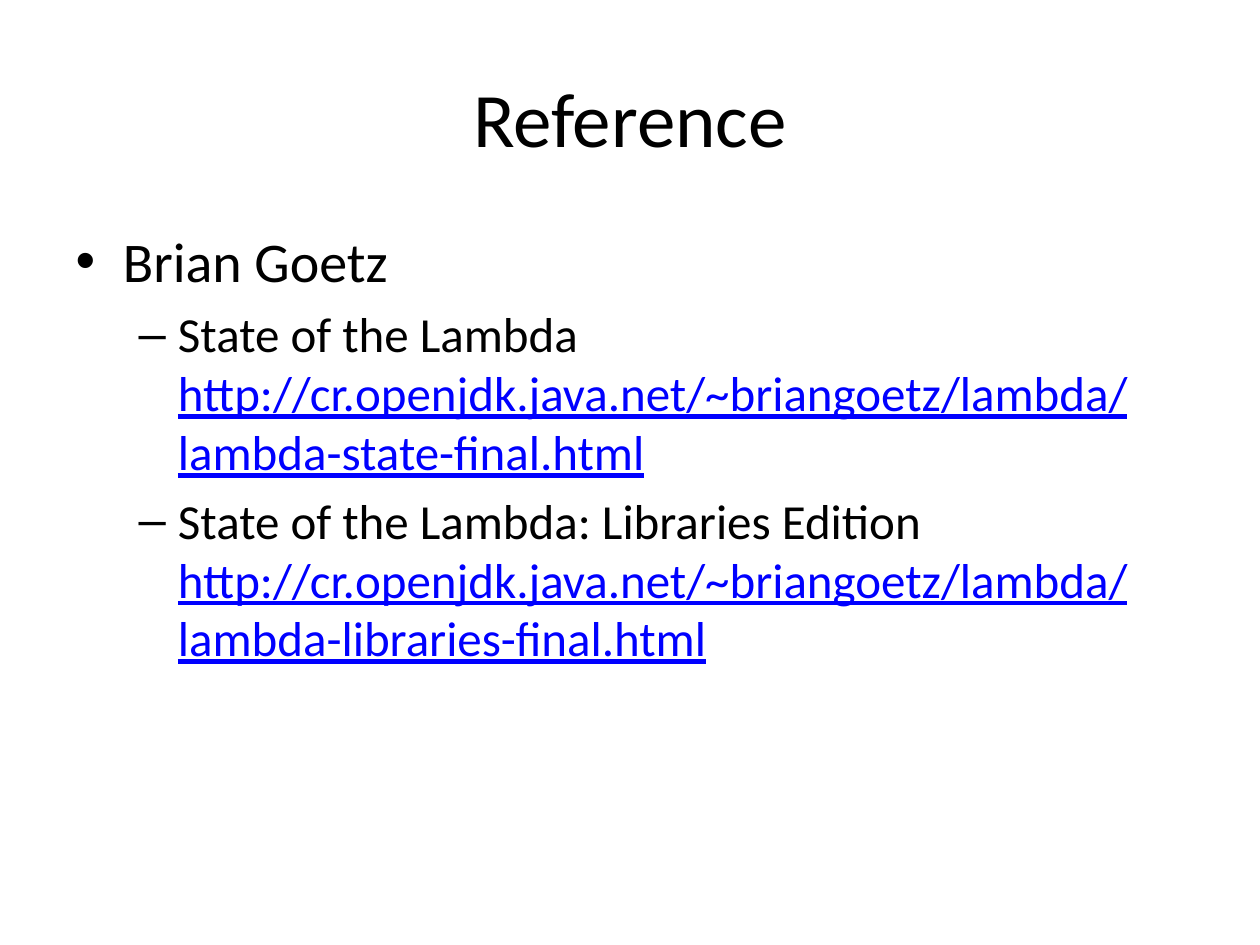
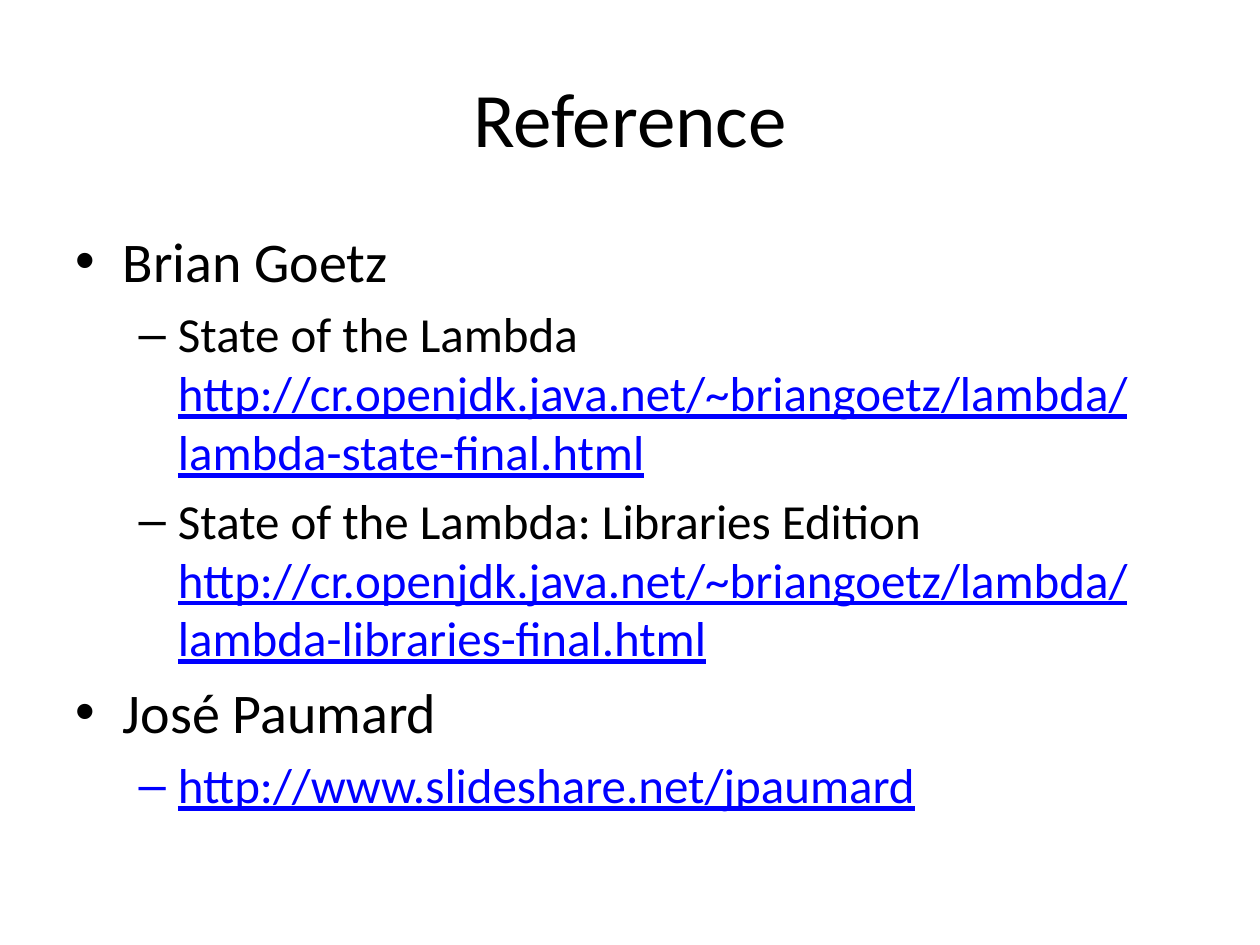
Before and after one commit to kwakeroni/workshops, a slide deck: slide 45 of workshop-java8.pptx (slide 30 before the commit). Drawn at 1260x945 pixels with LibreOffice and Linux fonts; fonts in the diff are those of the drawing. Boxes give left, top, right and bottom in pixels: in the first picture for what was removed or moved away, otherwise in the second. Text is boxed around its words. In the diff, an @@ line names an element or a change of style, - is before the commit and + after.

```diff
--- a/workshop-java8.pptx
+++ b/workshop-java8.pptx
@@ text at (x1=123, y1=694, x2=915, y2=812): paragraphs added @@
+• José Paumard
+  – http://www.slideshare.net/jpaumard
```
Also in this commit, not shown: 16 slides added, 1 slide removed, 1 other file.
